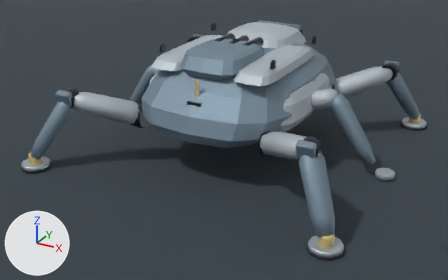
Before and after pictures for a commit that changed the Blender file content/source-art/arachnid-hexapod.blend.
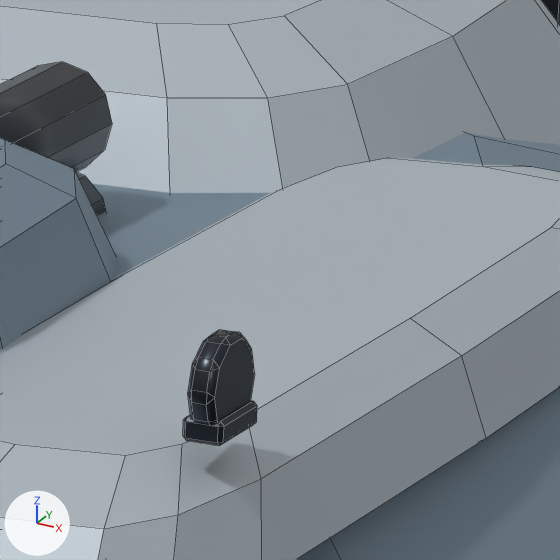
The first picture shows the older version from a 50 mm lens placed at (4.35, -8.42, 4.23), pointed at (-0.07, -0.39, 0.21). The close-ups show the older and then the newer version on the part from 57% to 67% of the width and 11% to 28% of the height of that picture. Only the edits that show in the close-ups are written down. The lights are fixed; the arrows at lower left show +X, +Y and +Z. The close-ups show mesh edges as thin lines.

Names of what the first close-up shows: 'ArachnidHexapodArmor_ArmoredCarapace', 'ArachnidHexapodArmor_DorsalMissileCradle', 'ArachnidHexapodArmor_FlankPlate_R', 'ArachnidHexapodArmor_LiftingLug_4', 'ArachnidHexapodArmor_LugWeldPad_4', 'ArachnidHexapodArmor_OpticCrown', 'ArachnidHexapodMissileCell_R2C3' and 2 more.
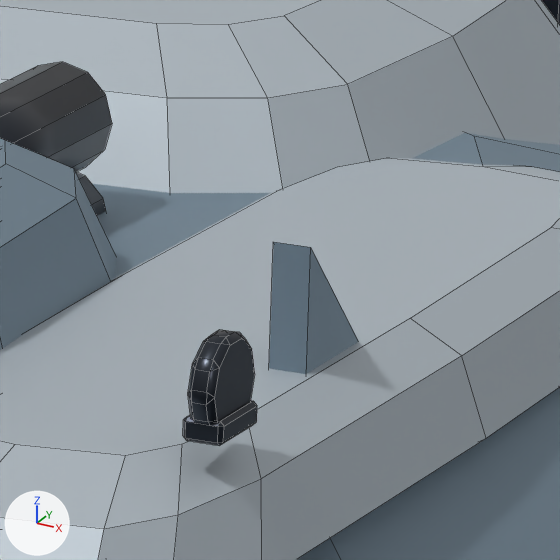
What changed in the scene script:
```text
Add me_arachnidhexapodarmor_gusset_2_mesh:
    me_arachnidhexapodarmor_gusset_2_mesh.from_pydata([(-0.025, 0.0, 0.0), (0.025, 0.0, 0.0), (0.025, 0.22, 0.0), (-0.025, 0.22, 0.0), (-0.025, 0.0, 0.22), (0.025, 0.0, 0.22)], [], [(0, 1, 2, 3), (0, 4, 5, 1), (1, 5, 2), (0, 3, 4), (4, 3, 2, 5)])
    me_arachnidhexapodarmor_gusset_2_mesh.materials.append(mat_arachnidhexapod_primaryarmor)  # greyish blue #7e92a0
Add ob_arachnidhexapodarmor_gusset_2:
    ob_arachnidhexapodarmor_gusset_2 = bpy.data.objects.new('ArachnidHexapodArmor_Gusset_2', me_arachnidhexapodarmor_gusset_2_mesh)
    ob_arachnidhexapodarmor_gusset_2.location = (0.86, -0.45, 1.58)
```

Pixel boxes [x1, y1, x2, y2] of what changed, in the close-ups (560 x 560 px):
'ArachnidHexapodArmor_Gusset_2', added
    after: [269, 242, 359, 374]
